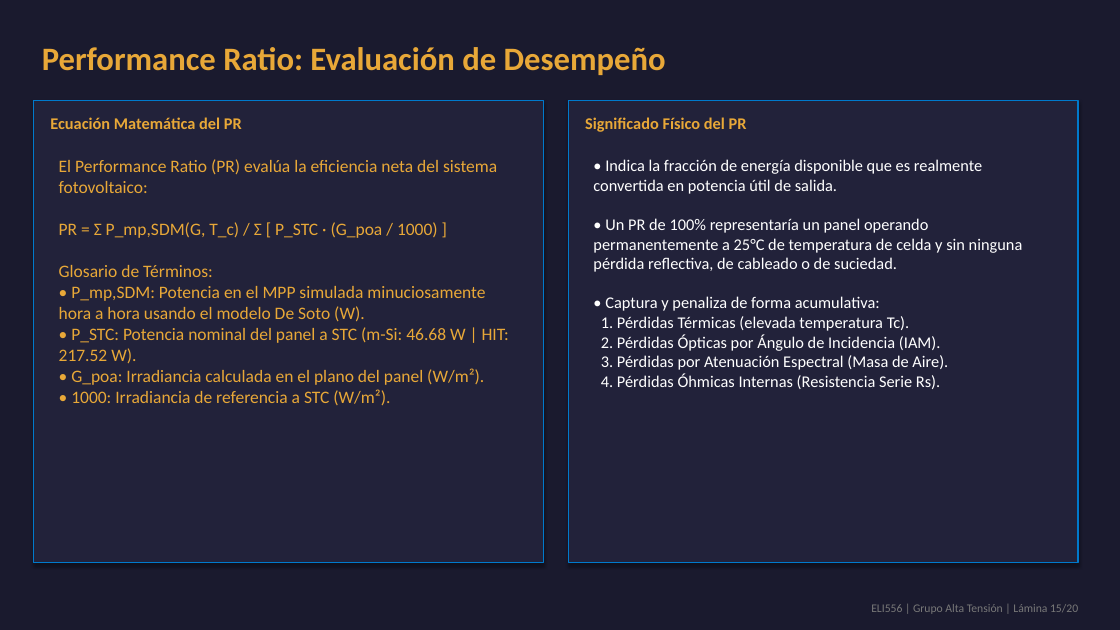
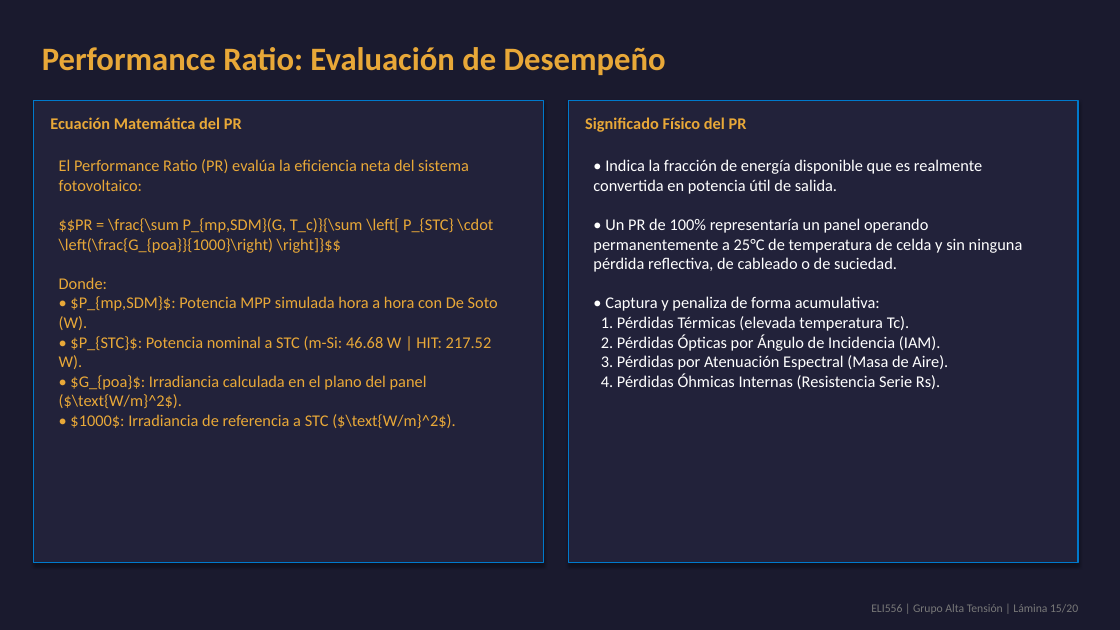
Before and after one commit to theChosen16/t2-paneles, a slide deck: slide 15 of output/Presentacion_Final_ELI556_Atacama.pptx. Drawn at 1120x630 pixels with LibreOffice and Linux fonts; fonts in the diff are those of the drawing. Boxes give left, top, right and bottom in pixels: in the first picture for what was removed or moved away, otherwise in the second. Text is boxed around its words. In the diff, an @@ line names an element or a change of style, - is before the commit and + after.

```diff
--- a/output/Presentacion_Final_ELI556_Atacama.pptx
+++ b/output/Presentacion_Final_ELI556_Atacama.pptx
@@ text at [59, 159, 498, 428]: text changed; size 15 to 14 pt @@
-El Performance Ratio (PR) evalúa la eficiencia neta del sistema fotovoltaico:
-PR = Σ P_mp,SDM(G, T_c) / Σ [ P_STC · (G_poa / 1000) ]
-Glosario de Términos:
-• P_mp,SDM: Potencia en el MPP simulada minuciosamente hora a hora usando el modelo De Soto (W).
-• P_STC: Potencia nominal del panel a STC (m-Si: 46.68 W | HIT: 217.52 W).
-• G_poa: Irradiancia calculada en el plano del panel (W/m²).
-• 1000: Irradiancia de referencia a STC (W/m²).
+El Performance Ratio (PR) evalúa la eficiencia neta del sistema fotovoltaico:
+$$PR = \frac{\sum P_{mp,SDM}(G, T_c)}{\sum \left[ P_{STC} \cdot \left(\frac{G_{poa}}{1000}\right) \right]}$$
+Donde:
+• $P_{mp,SDM}$: Potencia MPP simulada hora a hora con De Soto (W).
+• $P_{STC}$: Potencia nominal a STC (m-Si: 46.68 W | HIT: 217.52 W).
+• $G_{poa}$: Irradiancia calculada en el plano del panel ($\text{W/m}^2$).
+• $1000$: Irradiancia de referencia a STC ($\text{W/m}^2$).
```
Also in this commit, not shown: 6 other slides changed, 8 other files.
